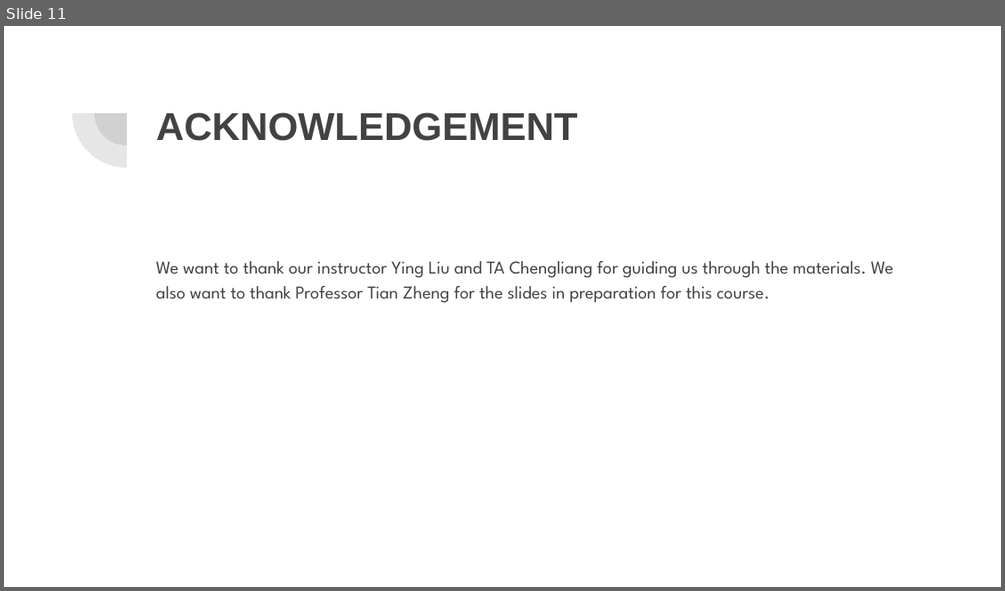
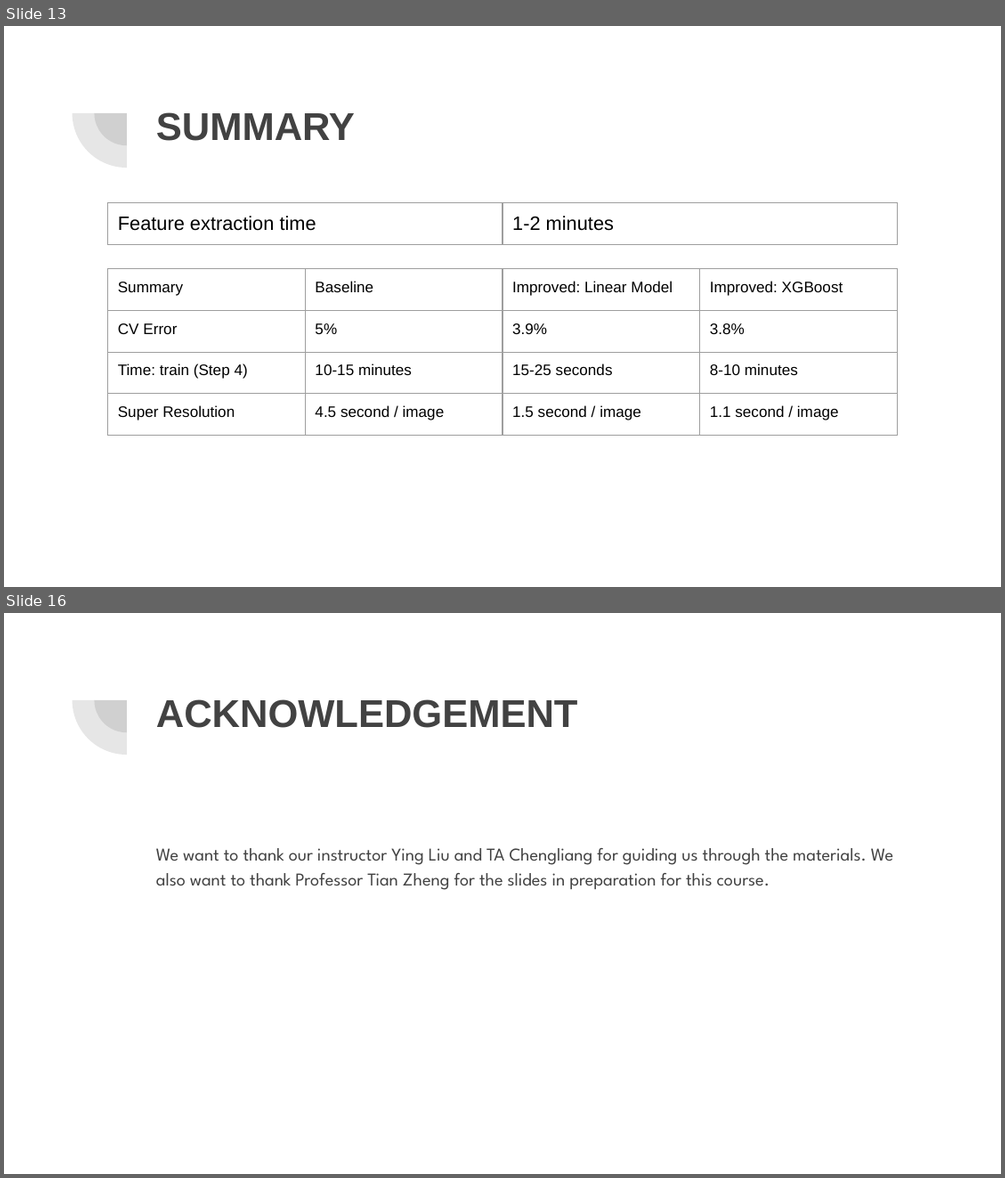
Before and after one commit to yiqiao-yin/Fall2018-Proj3-Sec1-grp4, a slide deck: doc/Presentation.pptx. Shown one above the other, each under a label of ours: slide 11 before the commit, slides 13 and 16 after it; the slides between them are not shown. The pictures are 1005x591 and 1005x1178 pixels, drawn with LibreOffice and Linux fonts; fonts in the diff are those of the drawing. Boxes give left, top, right and bottom in pixels: in the first picture for what was removed or moved away, otherwise in the second. Text is boxed around its words. In the diff, an @@ line names an element or a change of style, - is before the commit and + after.

```diff
--- a/doc/Presentation.pptx
+++ b/doc/Presentation.pptx
@@ slide 13 added at (x1=4, y1=26, x2=1001, y2=587), background #FFFFFF; not listed: 2 template elements that a slide beside it also shows @@
@@ title added at (x1=156, y1=112, x2=355, y2=141), 28 pt, text #424242, bold @@
+SUMMARY
@@ table added at (x1=107, y1=202, x2=898, y2=530), 1 rows, 2 columns @@
+Feature extraction time | 1-2 minutes
@@ table added at (x1=107, y1=269, x2=898, y2=587), 4 rows, 4 columns @@
+Summary | Baseline | Improved: Linear Model | Improved: XGBoost
+CV Error | 5% | 3.9% | 3.8%
+Time: train (Step 4) | 10-15 minutes | 15-25 seconds | 8-10 minutes
+Super Resolution | 4.5 second / image | 1.5 second / image | 1.1 second / image
@@ what was slide 11 is now slide 16 @@
```
Also in this commit, not shown: 3 slides changed, 9 other slides added, 5 slides removed.
